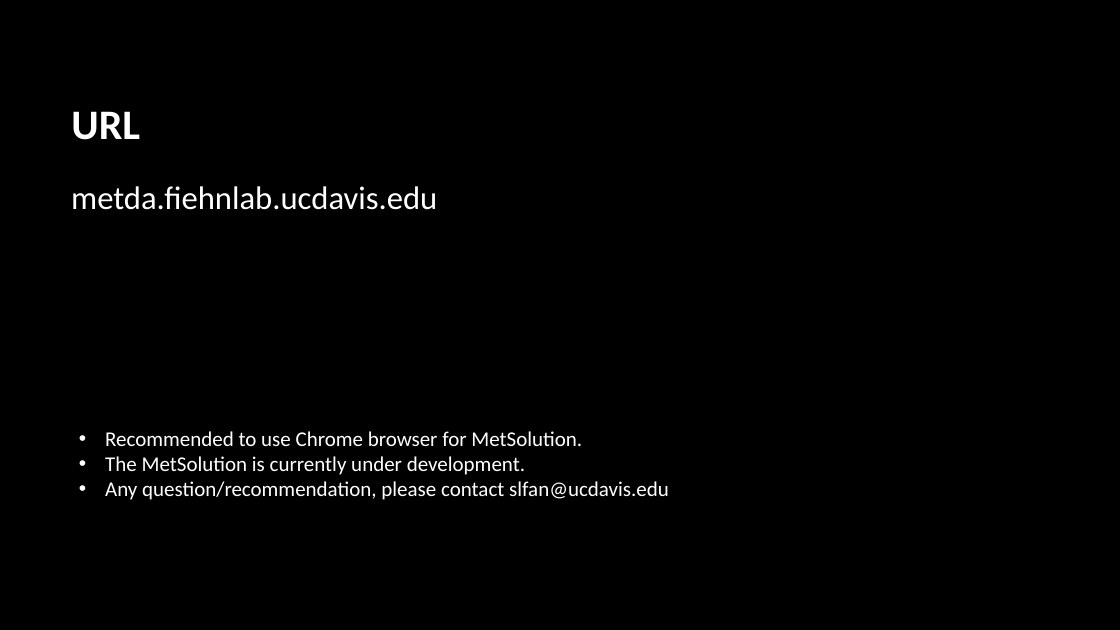
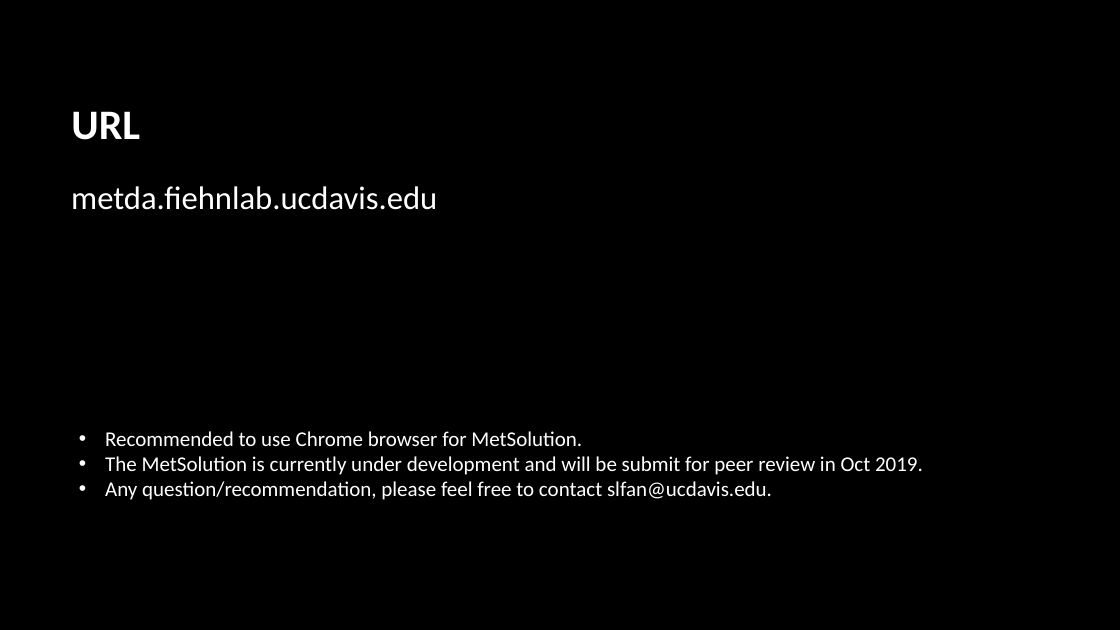
Before and after one commit to slfan2013/MetDA-development, a slide deck: slide 2 of MetSolution Tutorial/MetSolution - Tutorial.pptx. Drawn at 1120x630 pixels with LibreOffice and Linux fonts; fonts in the diff are those of the drawing; background and template pictures are left out. Boxes give left, top, right and bottom in pixels: in the first picture for what was removed or moved away, otherwise in the second. Text is boxed around its words. In the diff, an @@ line names an element or a change of style, - is before the commit and + after.

```diff
--- a/MetSolution Tutorial/MetSolution - Tutorial.pptx
+++ b/MetSolution Tutorial/MetSolution - Tutorial.pptx
@@ text at [105, 456, 923, 500]: text changed @@
-• The MetSolution is currently under development.
-• Any question/recommendation, please contact slfan@ucdavis.edu
+• The MetSolution is currently under development and will be submit for peer review in Oct 2019.
+• Any question/recommendation, please feel free to contact slfan@ucdavis.edu.
```
Also in this commit, not shown: 1 other slide changed.
